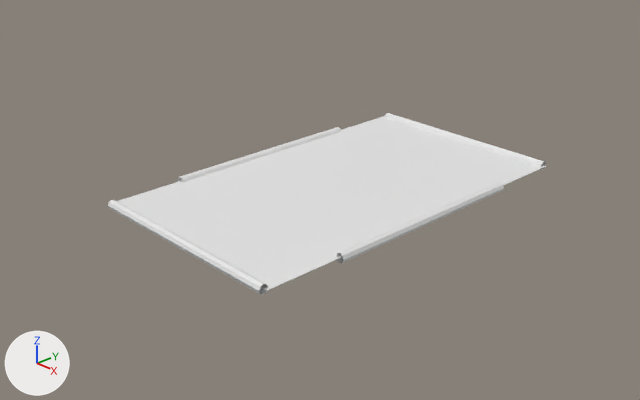
The Blender file assets/2D/neon_background/neon_bg.blend: old version first, new version second.
Camera for both pictures: a 50 mm lens placed at (9.15, -9.02, 5.39), pointed at (0.0, -0.41, -0.15). Lighting does not change. The marker at lower left points along +X, +Y and +Z. The picture after the commit comes second.
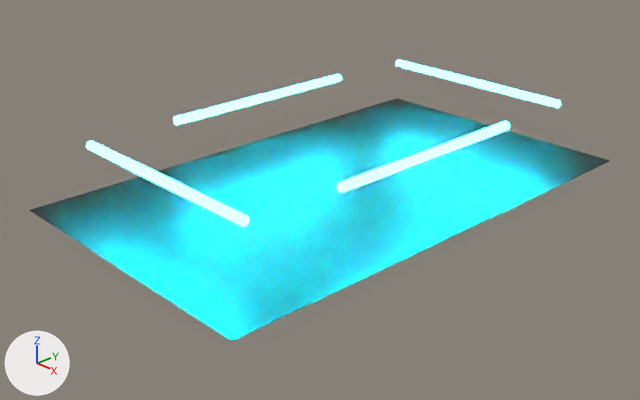
Edits to the bpy script that builds the scene:
```text
Add mat_neonlight:
    mat_neonlight = emission_material('NeonLight')
    mat_neonlight.base_color = (0.00152, 0.445, 0.687)  # cyan #05b2d8
    mat_neonlight.strength = 500.0
Add mat_material:
    mat_material = principled_material('Material')
    mat_material.base_color = (0.0331, 0.0331, 0.0331)  # dark grey #333333
    mat_material.metallic = 0.75
Change me_plane:
    where me_plane.from_pydata(...)  # 4 vertices, 1 face; spans x -0.6..0.6, y -1.0..1.0, z 0.0
    add me_plane.materials.append(mat_material)  # dark grey #333333
Change me_circle:
    where me_circle.from_pydata(...)  # 16 vertices, 8 faces; spans x -1.0..1.0, y -1.0..1.0, z -12.2..12.2
    add me_circle.materials.append(mat_neonlight)  # cyan #05b2d8
Change me_circle_001:
    where me_circle_001.from_pydata(...)  # 16 vertices, 8 faces; spans x -1.0..1.0, y -1.0..1.0, z -12.2..12.2
    add me_circle_001.materials.append(mat_neonlight)  # cyan #05b2d8
Change me_circle_002:
    where me_circle_002.from_pydata(...)  # 16 vertices, 8 faces; spans x -1.0..1.0, y -1.0..1.0, z -12.2..12.2
    add me_circle_002.materials.append(mat_neonlight)  # cyan #05b2d8
Change me_circle_004:
    where me_circle_004.from_pydata(...)  # 16 vertices, 8 faces; spans x -1.0..1.0, y -1.0..1.0, z -12.2..12.2
    add me_circle_004.materials.append(mat_neonlight)  # cyan #05b2d8
Change ob_plane:
    ob_plane.scale: (3.0, 3.0, 3.0) -> (4.0, 4.0, 4.0)
Change ob_circle:
    ob_circle.location: (0.0, -3.0, 0.0) -> (0.0, -3.25, 1.0)
Change ob_circle_001:
    ob_circle_001.location: (0.0, 3.0, 0.0) -> (0.0, 3.25, 1.0)
Change ob_circle_002:
    ob_circle_002.location: (-1.8, 0.0, 0.0) -> (-1.8, 0.0, 1.0)
Change ob_circle_003:
    ob_circle_003.location: (1.8, 0.0, 0.0) -> (1.8, 0.0, 1.0)
```

Location of each change, [x1, y1, x2, y2] in pixels of the pictures (640 x 400 px):
'Plane', recoloured, rescaled (35% wider, 39% taller)
    before: [117, 116, 546, 291]
    after: [30, 98, 610, 341]
'Circle', recoloured, moved
    before: [108, 200, 268, 294]
    after: [86, 140, 250, 227]
'Circle.003', recoloured, moved
    before: [336, 182, 504, 263]
    after: [336, 121, 510, 193]
'Circle.002', recoloured, moved
    before: [177, 127, 341, 182]
    after: [173, 74, 342, 125]
'Circle.001', recoloured, moved
    before: [385, 113, 546, 169]
    after: [395, 59, 561, 108]
